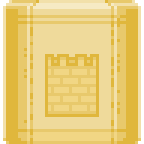
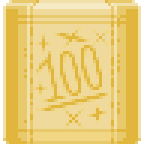
Layers edited between the first and the second 144 × 144 image:
added layer "Ending 04" above "Ending 03" over [33,27,108,129]
hid "TowerClimb" over [45,54,99,117]
